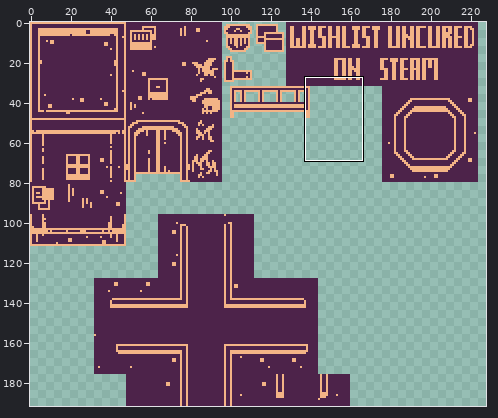
A sprite sheet gets an edit: public/assets/tilesets/tilesetPurple.png. The picture above shows the old version from afar; the outline marks the close-up.
Close-up. The starting point:
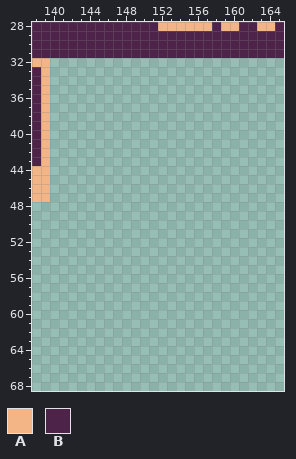
The file is 320x192 pixels. Shown: x 138..165, y 28..68. The wide view leaves out empty margins.
Palette (. is transparent): A #f3b486  B #4d234a
Pixels before, first column x 138:
28 BBBBBBBBBBBBBBAAAAAABAABBAAB
29 BBBBBBBBBBBBBBBBBBBBBBBBBBBB
30 BBBBBBBBBBBBBBBBBBBBBBBBBBBB
31 BBBBBBBBBBBBBBBBBBBBBBBBBBBB
32 AA..........................
33 BA..........................
34 BA..........................
35 BA..........................
36 BA..........................
37 BA..........................
38 BA..........................
39 BA..........................
40 BA..........................
41 BA..........................
42 BA..........................
43 BA..........................
44 AA..........................
45 AA..........................
46 AA..........................
47 AA..........................
And afterwards:
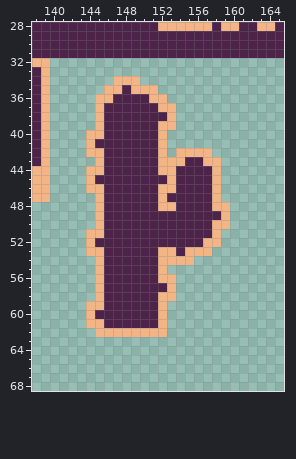
Diff:
y 34: x 147..149 ... -> AAA
y 35: x 146..151 ...... -> AABAAA
y 36: x 145..152 ........ -> AABBBBAA
y 37: x 145..153 ......... -> ABBBBBBAA
y 38: x 145..153 ......... -> ABBBBBBBA
y 39: x 145..153 ......... -> ABBBBBBAA
y 40: x 144..152 ......... -> AABBBBBBA
y 41: x 144..152 ......... -> ABBBBBBBA
y 42: x 144..152 ......... -> AABBBBBBA; x 154..157 .... -> AAAA
y 43: x 145..158 .............. -> ABBBBBBAAABBAA
y 44: x 144..158 ............... -> AABBBBBBAABBBBA
y 45: x 144..158 ............... -> ABBBBBBBBABBBBA
y 46: x 144..158 ............... -> AABBBBBBAABBBBA
y 47: x 145..158 .............. -> ABBBBBBABBBBBA
y 48: x 145..159 ............... -> ABBBBBBAABBBBAA
y 49: x 145..159 ............... -> ABBBBBBBBBBBBBA
y 50: x 145..159 ............... -> ABBBBBBBBBBBBAA
y 51: x 144..158 ............... -> AABBBBBBBBBBBBA
y 52: x 144..158 ............... -> ABBBBBBBBBBBBAA
y 53: x 144..157 .............. -> AABBBBBBAABAAA
y 54: x 145..155 ........... -> ABBBBBBAAAA
y 55: x 145..152 ........ -> ABBBBBBA
y 56: x 145..153 ......... -> ABBBBBBAA
y 57: x 145..153 ......... -> ABBBBBBBA
y 58: x 145..153 ......... -> ABBBBBBAA
y 59: x 144..152 ......... -> AABBBBBBA
y 60: x 144..152 ......... -> ABBBBBBBA
y 61: x 144..152 ......... -> AABBBBBBA
y 62: x 145..152 ........ -> AAAAAAAA
